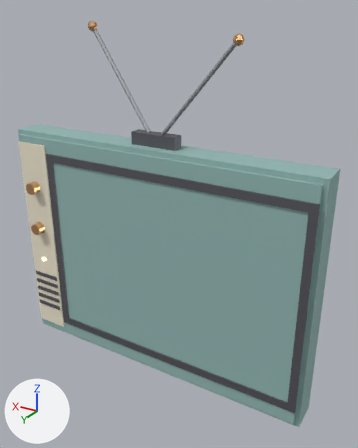
Renders of the glTF model assets/models/props/tv_set.glb from each side of a commit.
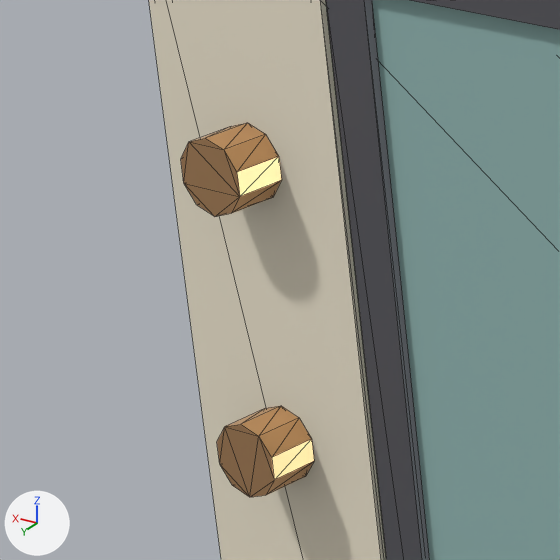
Each version is shown whole from a camera (50 mm lens) standing at (-0.637, 1.063, 0.603) and looking at (-0.045, 0.076, 0.11), then close up on the part from 0% to 22% of the width and 37% to 55% of the height. The lights are fixed; the arrows at lower left show +X, +Y and +Z. The first two pictures are the older version. The close-ups show mesh edges as thin lines. Vertices at exactly the same position are counted once.

Before the edit, the objects in view are built like this:
```python
me_tvset = bpy.data.meshes.new('TvSet')
me_tvset.from_pydata(...)  # 240 vertices, 388 faces; spans x -0.42..0.42, y 0.0..0.18, z -0.31..0.582
# faces by material slot: [144, 36, 12, 144, 20, 32]
me_tvset.materials.append(mat_irondark)  # grey #737379
me_tvset.materials.append(mat_paint)  # greyish cyan #93b6b3
me_tvset.materials.append(mat_cream)  # pale yellow #efe6d0
me_tvset.materials.append(mat_copper)  # beige #e5b381
me_tvset.materials.append(mat_lamp)  # beige #ffe1aa, glowing beige #ffe1aa
me_tvset.materials.append(mat_iron)  # grey #adafb5
ob_tvset = bpy.data.objects.new('TvSet', me_tvset)
ob_tvset.location = (0.0, 0.0, 0.0)
```
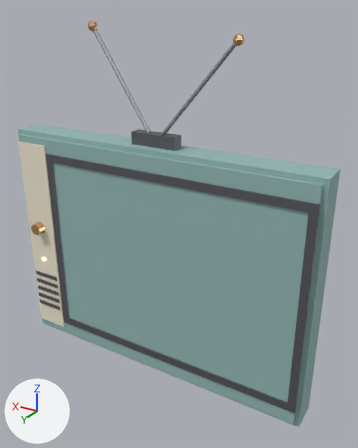
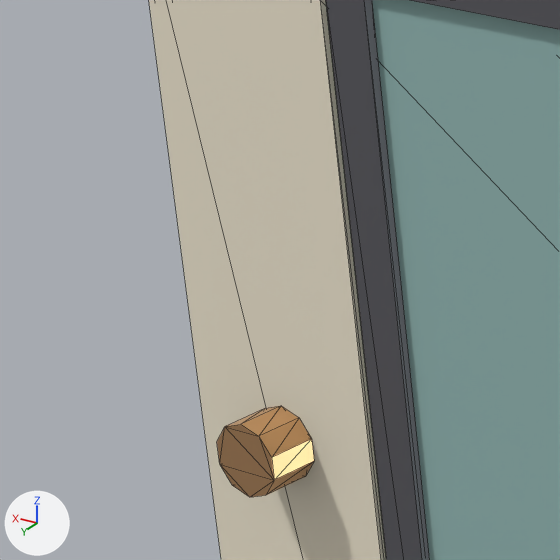
Location of each change, [x1, y1, x2, y2] in pixels of the close-ups (560 x 560 px; the box of a moved part takes in the faces that stretch with it):
part 1 of me_tvset, deleted (beige)
    before: [181, 123, 282, 216]
part 2 of me_tvset, moved or reshaped
    both: [220, 427, 274, 497]

Edits to the bpy script that builds the scene:
```text
Change me_tvset:
    used by ob_tvset; location = (0.0, 0.0, 0.0)
    remove me_tvset.from_pydata(...)  # 240 vertices, 388 faces; spans x -0.42..0.42, y 0.0..0.18, z -0.31..0.582
    add me_tvset.from_pydata(...)  # 220 vertices, 352 faces; spans x -0.42..0.42, y 0.0..0.18, z -0.31..0.582
    me_tvset part 1: the loose piece of 20 vertices spanning x 0.346..0.376, y 0.158..0.18, z 0.144..0.176 is deleted
    me_tvset part 2
    5 faces are deleted
    5 new faces join them, mat_copper (beige #e5b381)
    other edits to the shape of me_tvset do not show in these pictures
```
